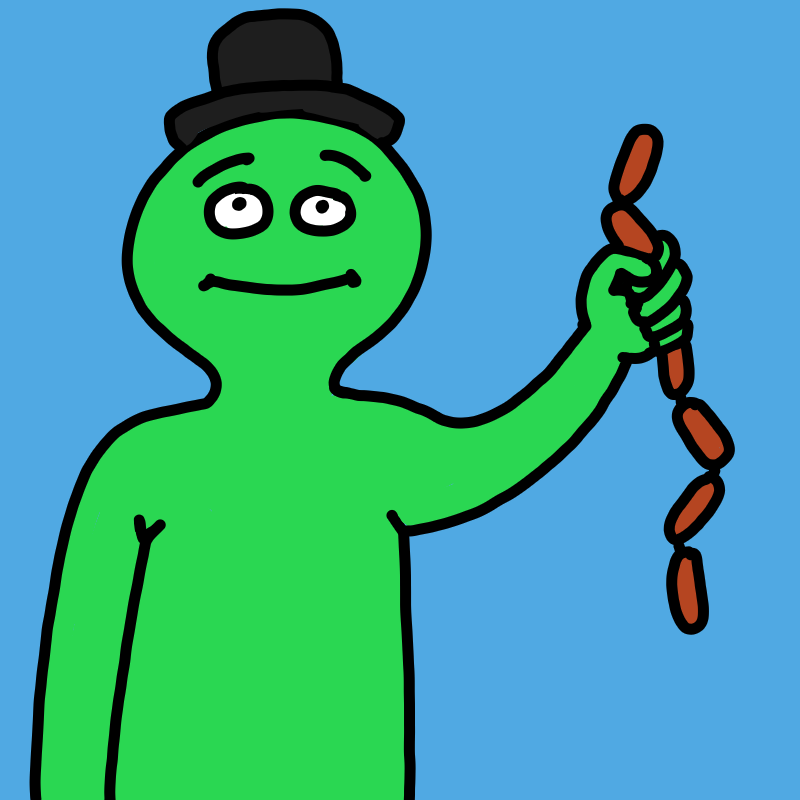
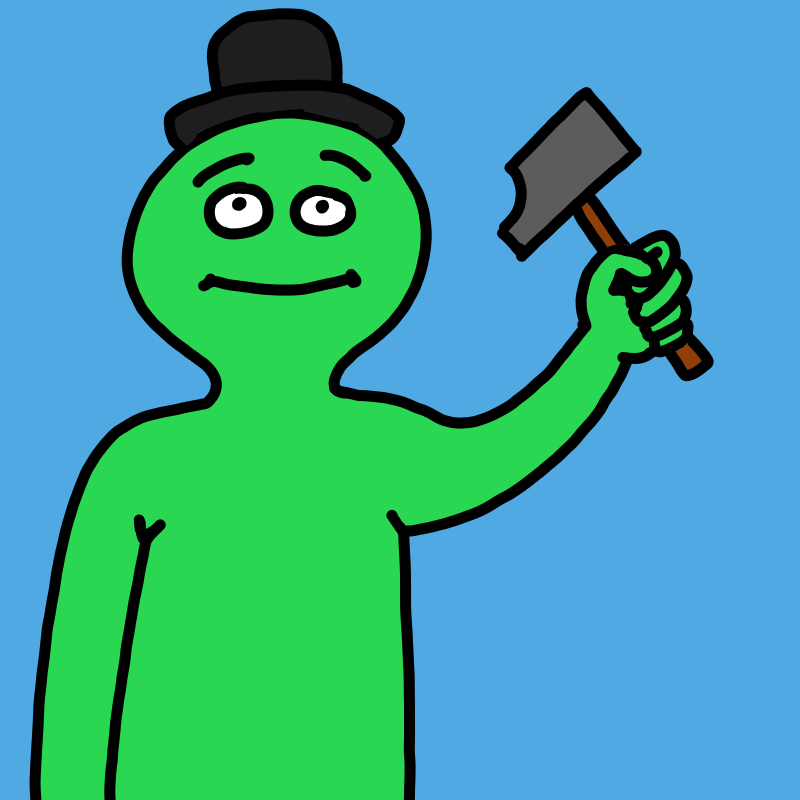
Layer changes from the first 800 × 800 image to the second:
added layer "hammer[1]#arm:up" in group "tool" over [497, 87, 714, 382]
hid "sausage[2]#arm:up" over [600, 123, 735, 635]
